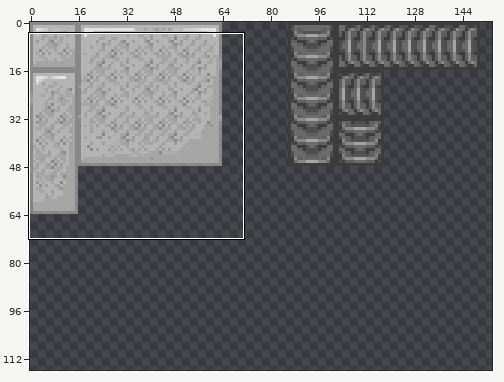
Edited in one commit: sprite sheet (ghost arting/tilemap.png). The first picture is a wide view before the edit; the outline marks the close-up.
Close-up. Before the edit:
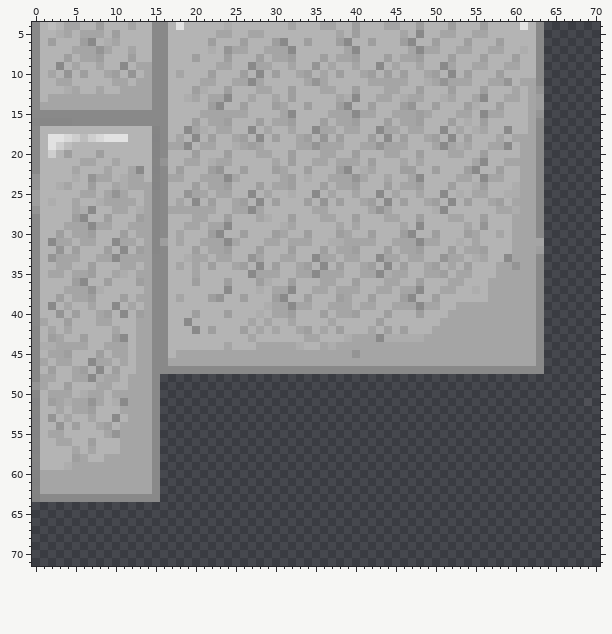
The file is 256x256 pixels. Pixels under 10% opacity are left out. Colours within 5 levels of each other are drawn and written as one. Shown: x 0..70, y 4..71. The wide view leaves out empty margins. The commit also changed other parts of the picture, which this record leaves out.
Now the later version:
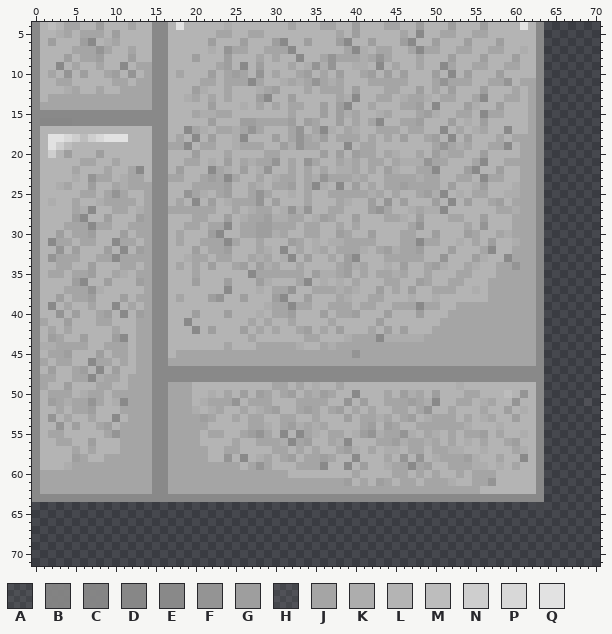
Palette (. is transparent): A #8989891e  B #898989e7  C #898989ef  D #898989f7  E #898989  F #949494  G #9e9e9e  H #a5a5a51a  J #a5a5a5  K #adadad  L #b4b4b4  M #bdbdbd  N #cecece  P #d8d8d8  Q #e2e2e2
Diff:
Changed rows in their new state; - is an unchanged pixel.
first column x 0:
 7 -----------------------------------------K-JJ-------------------
 8 ----------------------------J--LLE--JF--JKJFJ-LLJ---------------
 9 ------------------------G-ELGL----K-KF--KK----------------------
10 ------------------------JGJ-F-J------------------L--------------
11 ------------------------J------KJK---KJ----------L--------------
12 ------------------------J---K-G-L-J---J-----------J------------E
13 -----------------------LJ--LGEL------------------K-J-----------E
14 -----------------------L--K-J-JLJJL-G-----J---JJG-E------------E
15 --------------------JKK--LL----LJ---GLGKJLLKJLLLJGK------------E
16 E-------------------L-GLL-GGJJ----GJL-GLJ-JEL-------------------
17 ---------------E---------KJFJL---F-JEK--K--J--------------------
18 ---------------E---------KE-L---JFJKG-JJJ-J-J-------------------
19 ---------------E-----------J---GKF-JLLLE---LLLL----F------------
20 ---------------E--------J---L-J-L---GLG--JJ--K--J-GK------------
21 ---------------EE------LG-JKJJF-J-F-L--K--JJ-JKKKFJJ------------
22 ---------------E------EJK---KFLLJ-J-J-KKJL--GKLLJJE-------------
23 E--------------E------G-----J-K-J-JKF---K----JJ-KJJ-------------
24 E--------------E----JJ-----JK-----JEK-EL--J-JJG-JJJ-------------
25 E--------------E-----K--G--JF-----JL--JJ-JKJ-----GK-------------
26 E--------------E--------K-JJF-----J-L-JK-L--F----L--------------
27 E--------------E----------LK-J-KFKFLLJJ---G----KJK--------------
28 ---------------E----------KJ-GKKJJ-KG---------K-----------------
29 ---------------E----------JJGGJJ--JJ----------LJF---------------
30 ---------------E----------JJGGK---JJ----------JJ-----------K----
31 ---------------EE-----------JLL-G-LK---------L-----------G--K--E
32 ---------------E------------JK-ELJ-KJ---JK-J-K--------LLJE-----E
33 ---------------------------JKJ-KE-GLL--GE--L--J-----LL-GK-------
34 ----------------------------GKJ---L-L-JGK-L-K------KL-JK--------
35 -------------------------------JJ-LGKK-G--LJJK----LL------------
36 --------------------------------LJE-KLK-J--------J--------------
37 --------------------------------F----JK-K--GLJLGL-J-------------
38 --------------------------------------JK--JJ--LK--K-------------
first column x 0:
42 E---------------------------------------------------------------
43 E---------------------------------------------------------------
44 E---------------------------------------------------------------
45 E---------------------------------------------------------------
46 E---------------------------------------------------------------
47 E---------------------------------------------------------------
48 E---------------EEEEEEEEEEEEEEEEEEEEEEEEEEEEEEEEEEEEEEEEEEEEEEEE
49 E---------------EJJJLLLLLLLLLLJJLJLKLLJLLLLLLLLLLLLLLKLLLLLLLLLE
50 E---------------EJJJLLKLJLGLGJLJGLJKGJLLELLLJLGKJLGLLLJJLLLMLFLE
51 E---------------EJJJLKJJJFLJJJLLLJJJJLLFLGLLJJJGJKELLJJLKJLLFLLE
52 E---------------EJJJKLKJLLJLKJGLLJGJLJGLJLJLLJJLJFLLJLLLJLLGLKLE
53 E---------------EJJJJGJLLJLJJLLJJLLJLLLGLJJKJLJGLKJJJLJLKJLLGLLE
54 E---------------EJJJJJLLLLLJJKLJGKJKJLLLLJGLGJLLJJJJJJKLLLKLLLLE
55 E---------------EJJJJLJJLLJGFJLELEJKLJJLKGFKJJFKLJKLJLJJGLJLLKLE
56 E---------------EJJJJLLLLJLLJJJKEJGLLJKELLLJJGKJJKJLJLKLJLLJGLLE
57 E---------------EJJJJJLLJJLLLLJJLJLJLLJGKLJLKKLJJLJJKKLLKLLLJKLE
58 E---------------EJJJJJLLFLELKJLJGLJJGJLLELLLJLFLFLKJJJGKLLJLLELE
59 E---------------EJJJJJJJJJLJFJLLLJJJELLELGLLKJJEJGLLJJJKKLKLJLLE
60 E---------------EJJJJJJJJJJJJJJJLLLLLLLLJLLLLJJLJLJLLJLJJJLLLLLE
61 E---------------EJJJJJJJJJJJJJJJJJJJJJJGLJLGJLJJLJJJKLLJJFLLLLLE
62 E---------------EJJJJJJJJJJJJJJJJJJJJJJJJJJJJJJJJJJJJJJJLLLLLLLE
63 E---------------EEEEEEEEEEEEEEEEEEEEEEEEEEEEEEEEEEEEEEEEEEEEEEEE
64 ---------------------------------------------------------------A
Boxes around the changes in both close-ups, in picture pixels (x1, y1, x2, y2):
changed: (152, 46, 544, 302)
changed: (32, 118, 40, 126)
changed: (32, 174, 40, 214)
changed: (32, 326, 40, 502)
added: (160, 374, 544, 510)
